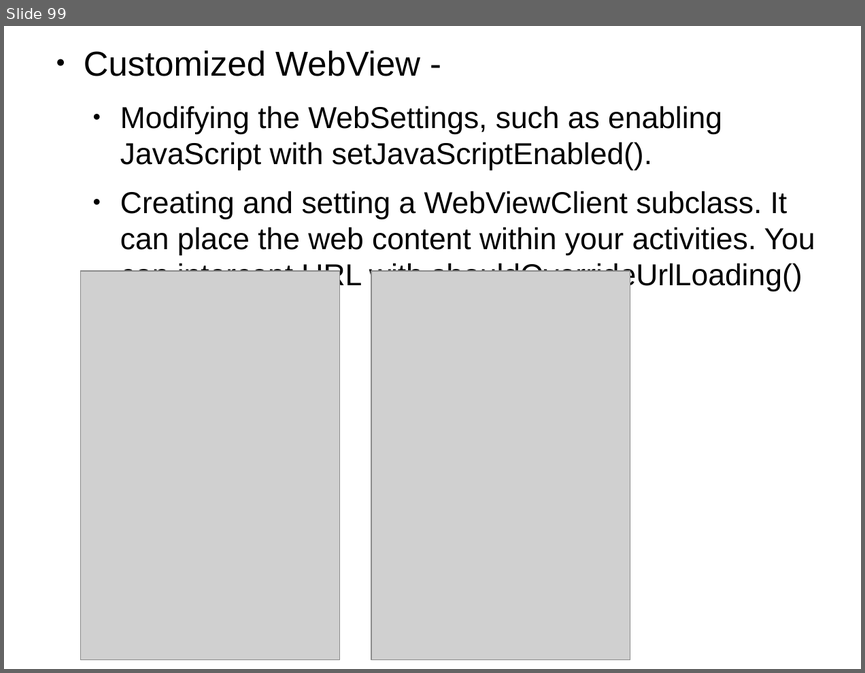
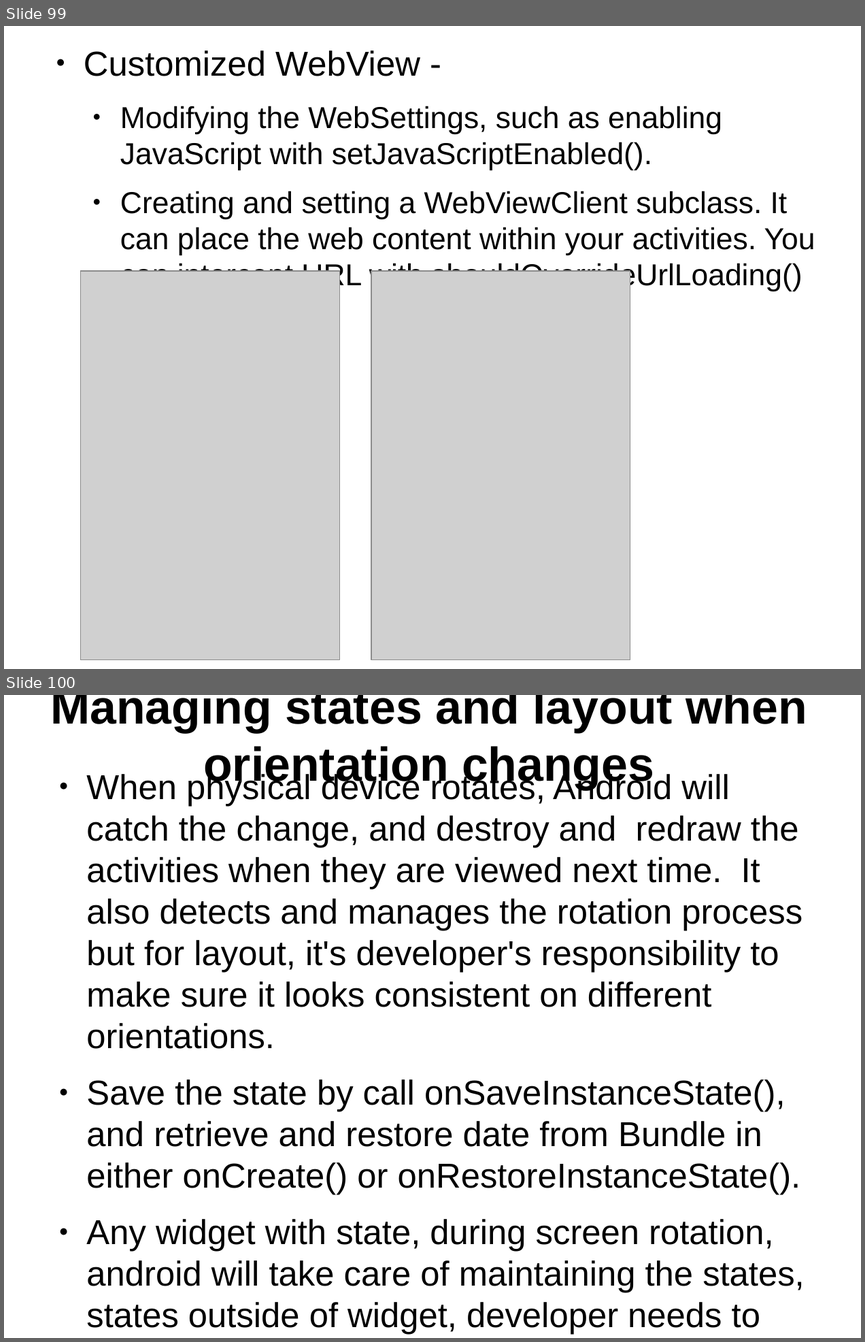
Before and after one commit to thegreatdao/testa, a slide deck: assets/android.odp. Shown one above the other, each under a label of ours: slide 99 before the commit, slides 99 and 100 after it. The pictures are 865x673 and 865x1342 pixels, drawn with LibreOffice and Linux fonts; fonts in the diff are those of the drawing; grey boxes stand for pictures. Boxes give left, top, right and bottom in pixels: in the first picture for what was removed or moved away, otherwise in the second. Text is boxed around its words. In the diff, an @@ line names an element or a change of style, - is before the commit and + after.

```diff
--- a/assets/android.odp
+++ b/assets/android.odp
@@ slide 100 added at [4, 695, 861, 1338], background #FFFFFF @@
@@ title added at [50, 695, 806, 790], 44 pt, text #000000, bold @@
+Managing states and layout when orientation changes
@@ text added at [86, 771, 804, 1334], 32 pt, text #000000 @@
+● When physical device rotates, Android will catch the change, and destroy and redraw the activities when they are viewed next time. It also detects and manages the rotation process but for layout, it's developer's responsibility to make sure it looks consistent on different orientations.
+● Save the state by call onSaveInstanceState(), and retrieve and restore date from Bundle in either onCreate() or onRestoreInstanceState().
+● Any widget with state, during screen rotation, android will take care of maintaining the states, states outside of widget, developer needs to maintain the them manually
```
Also in this commit, not shown: 1 slide changed, 4 other slides added, 5 other files.
